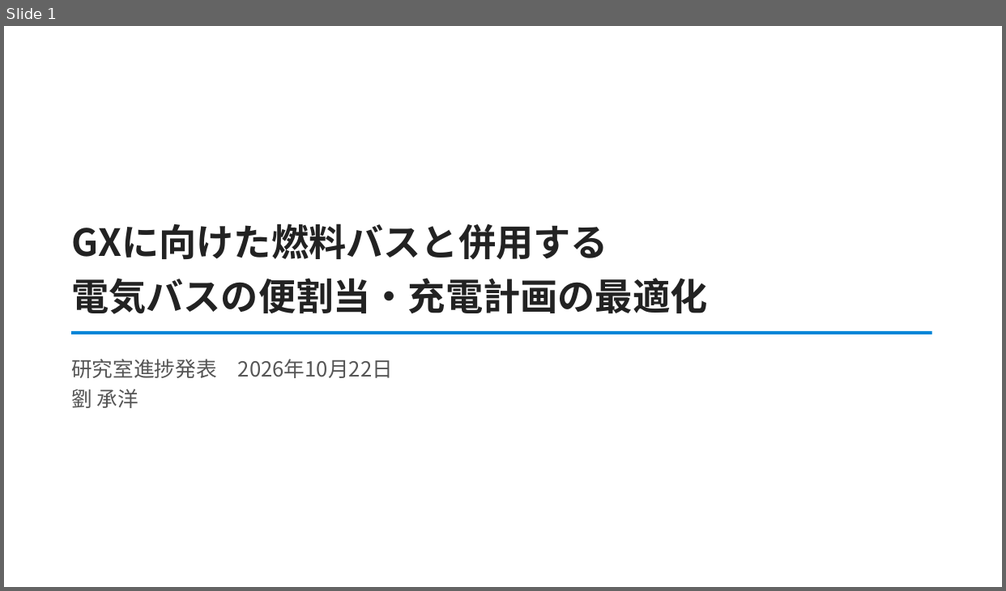
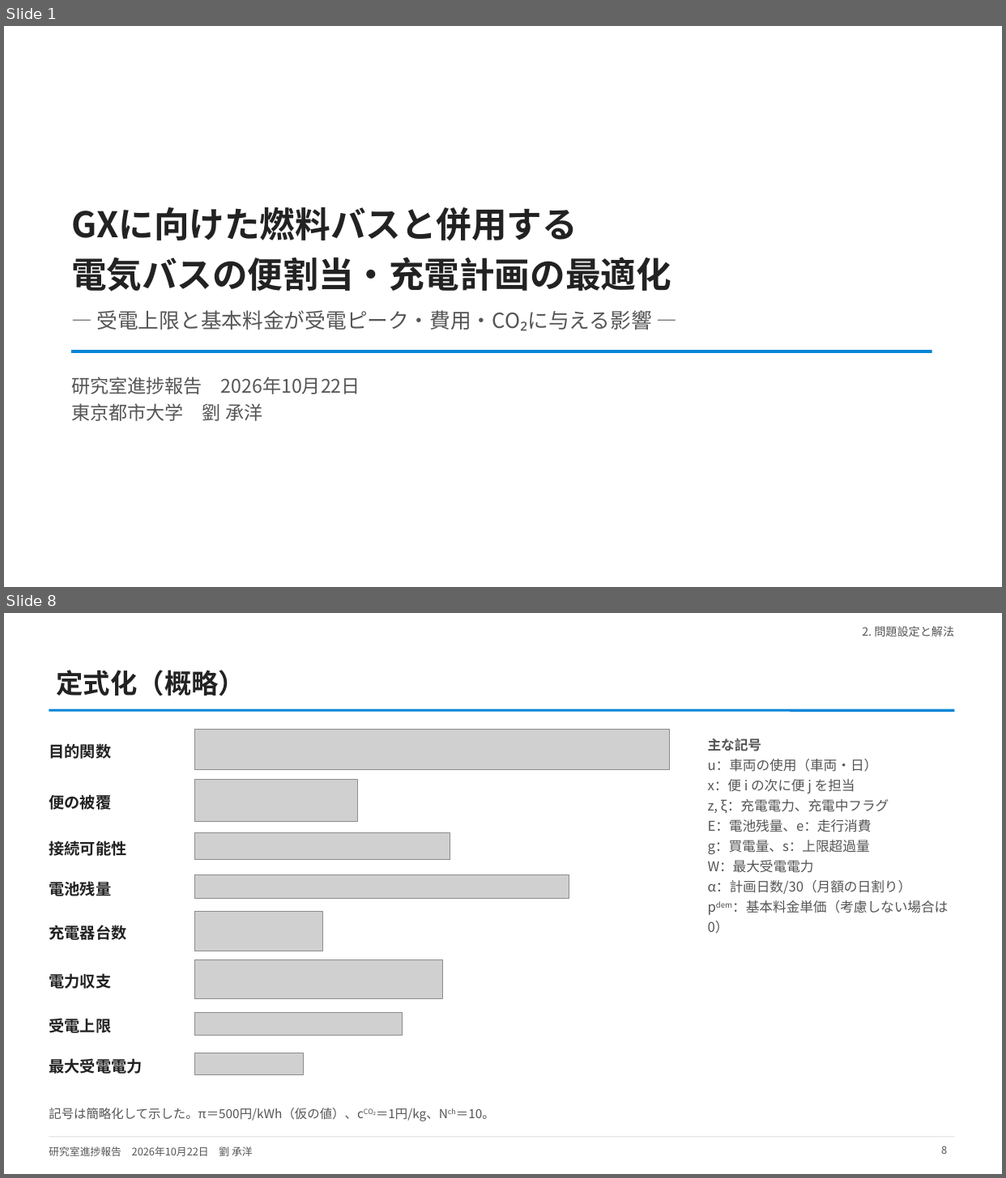
Before and after one commit to CYLIU2003/master-course, a slide deck: outcome/2026-10-22_lab_progress/lab_progress_20261022.pptx. Shown one above the other, each under a label of ours: slide 1 before the commit, slides 1 and 8 after it; the slides between them are not shown. The pictures are 1006x591 and 1006x1178 pixels, drawn with LibreOffice and Linux fonts; fonts in the diff are those of the drawing; grey boxes stand for pictures. Boxes give left, top, right and bottom in pixels: in the first picture for what was removed or moved away, otherwise in the second. Text is boxed around its words. In the diff, an @@ line names an element or a change of style, - is before the commit and + after.

```diff
--- a/outcome/2026-10-22_lab_progress/lab_progress_20261022.pptx
+++ b/outcome/2026-10-22_lab_progress/lab_progress_20261022.pptx
@@ slide 8 added at box(4, 613, 1002, 1174), background #FFFFFF @@
@@ text added at box(862, 626, 954, 636), 11 pt, text #555555 @@
+2. 問題設定と解法
@@ title added at box(57, 670, 246, 696), 26 pt, text #222222, bold @@
+定式化（概略）
@@ line added from (49, 710) to (955, 710), #0485D7 2.5 pt @@
@@ picture added at box(195, 729, 670, 770) @@
@@ text added at box(49, 743, 111, 759), 15 pt, text #222222, bold @@
+目的関数
@@ text added at box(708, 739, 948, 934), 13 pt, text #555555 @@
+主な記号
+u：車両の使用（車両・日）
+x：便 i の次に便 j を担当
+z, ξ：充電電力、充電中フラグ
+E：電池残量、e：走行消費
+g：買電量、s：上限超過量
+W：最大受電電力
+α：計画日数/30（月額の日割り）
+pdem：基本料金単価（考慮しない場合は 0）
@@ picture added at box(195, 779, 357, 822) @@
@@ text added at box(49, 794, 111, 810), 15 pt, text #222222, bold @@
+便の被覆
@@ text added at box(49, 841, 126, 856), 15 pt, text #222222, bold @@
+接続可能性
@@ picture added at box(195, 833, 450, 860) @@
@@ picture added at box(195, 875, 569, 899) @@
@@ text added at box(49, 881, 111, 897), 15 pt, text #222222, bold @@
+電池残量
@@ text added at box(49, 925, 126, 940), 15 pt, text #222222, bold @@
+充電器台数
@@ picture added at box(195, 912, 323, 952) @@
@@ text added at box(49, 973, 111, 989), 15 pt, text #222222, bold @@
+電力収支
@@ picture added at box(195, 960, 443, 999) @@
@@ text added at box(49, 1018, 111, 1033), 15 pt, text #222222, bold @@
+受電上限
@@ picture added at box(195, 1013, 403, 1035) @@
@@ text added at box(49, 1059, 142, 1074), 15 pt, text #222222, bold @@
+最大受電電力
@@ picture added at box(195, 1053, 304, 1075) @@
@@ text added at box(49, 1108, 495, 1122), 12 pt, text #555555 @@
+記号は簡略化して示した。π＝500円/kWh（仮の値）、cCO₂＝1円/kg、Nch＝10。
@@ line added from (49, 1137) to (955, 1137), #DDDDDD 0.75 pt @@
@@ text added at box(49, 1147, 253, 1157), 10 pt, text #555555 @@
+研究室進捗報告 2026年10月22日 劉 承洋
@@ page number added at box(941, 1146, 947, 1154), 10 pt, text #555555 @@
+8
@@ slide 1 changed as well @@
@@ text "GXに向けた燃料バスと併用する": place and size @@
-text "GXに向けた燃料バスと併用する" at box(71, 224, 707, 314)
+text "GXに向けた燃料バスと併用する" at box(71, 207, 671, 292)
@@ text "GXに向けた燃料バスと併用する" at box(71, 207, 671, 292): size 36 to 34 pt @@
@@ text added at box(97, 310, 652, 331), 20 pt, text #555555 @@
+― 受電上限と基本料金が受電ピーク・費用・CO₂に与える影響 ―
@@ line moved from (71, 333) - (932, 333) to (71, 352) - (932, 352) @@
@@ text at box(71, 377, 360, 421): text changed; size 20 to 18 pt @@
-研究室進捗発表 2026年10月22日
-劉 承洋
+研究室進捗報告 2026年10月22日
+東京都市大学 劉 承洋
```
Also in this commit, not shown: 11 other slides changed, 4 other slides added, 13 other files.
